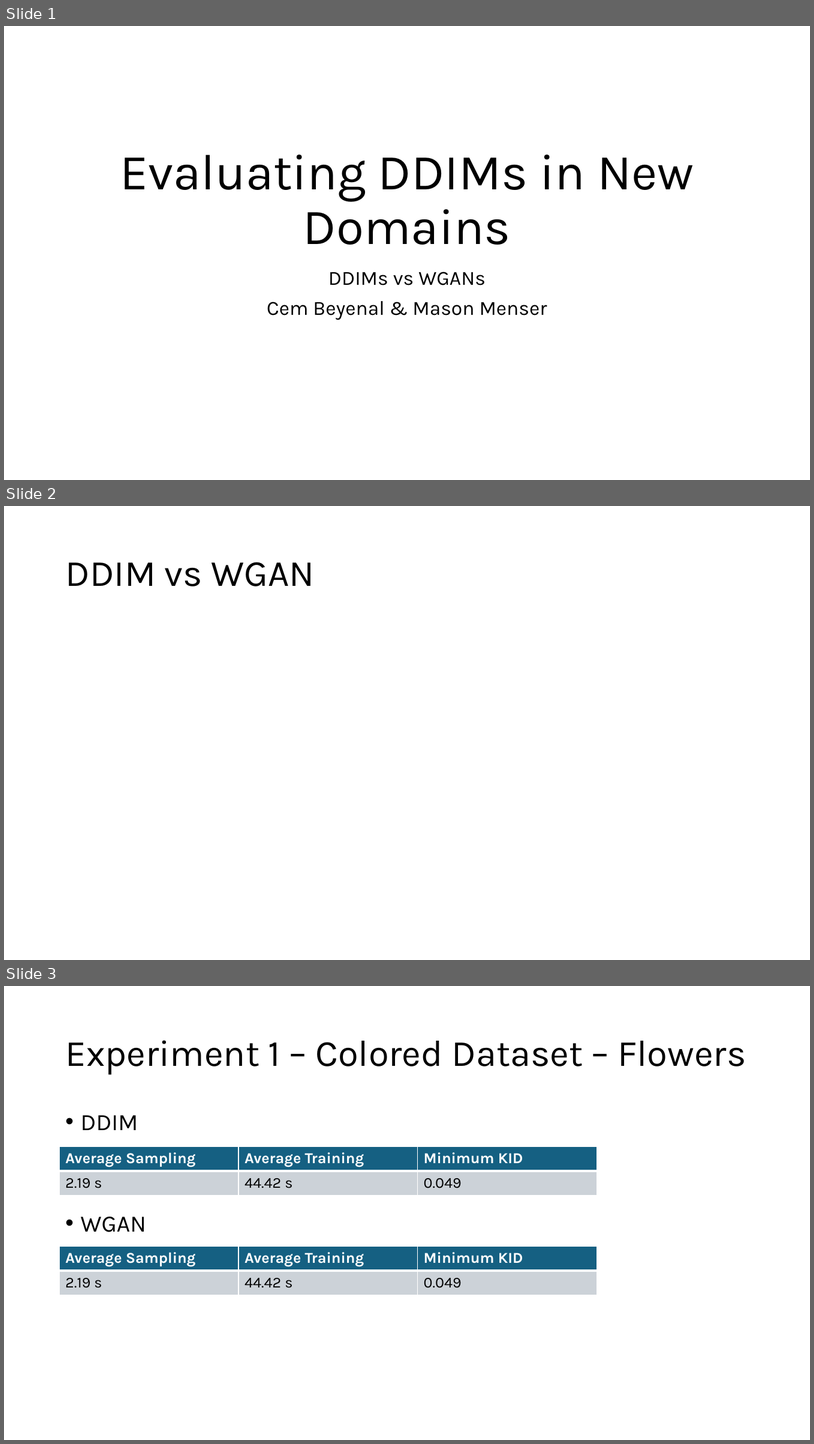
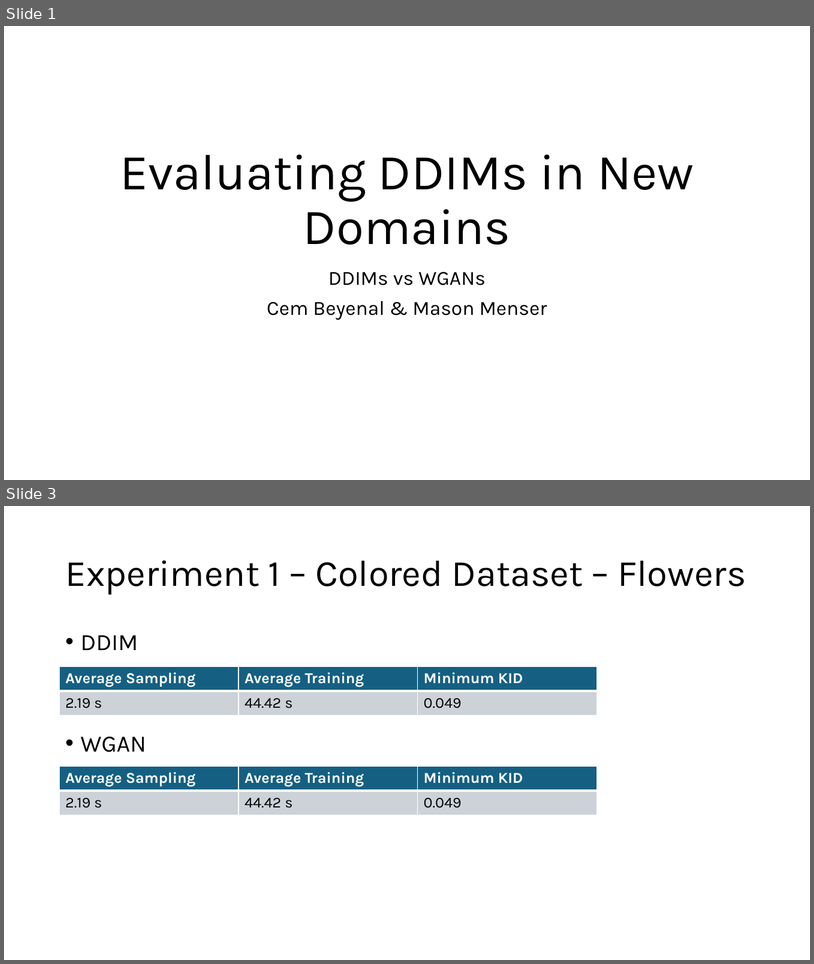
Before and after one commit to MMenser/DDIMvsGAN, a slide deck: Evaluating DDIMs in New Domains.pptx. Shown one above the other, each under a label of ours: slides 1, 2 and 3 before the commit, slides 1 and 3 after it; the slides between them are not shown. The pictures are 814x1444 and 814x964 pixels, drawn with LibreOffice and Linux fonts; fonts in the diff are those of the drawing. Boxes give left, top, right and bottom in pixels: in the first picture for what was removed or moved away, otherwise in the second. Text is boxed around its words. In the diff, an @@ line names an element or a change of style, - is before the commit and + after.

Commit message:
ddim page

```diff
--- a/Evaluating DDIMs in New Domains.pptx
+++ b/Evaluating DDIMs in New Domains.pptx
@@ slide 2 removed at <box>4,506,810,960</box>, background #FFFFFF @@
@@ title removed at <box>65,562,315,586</box> @@
-DDIM vs WGAN
```
Also in this commit, not shown: 1 slide added, 1 other file.
